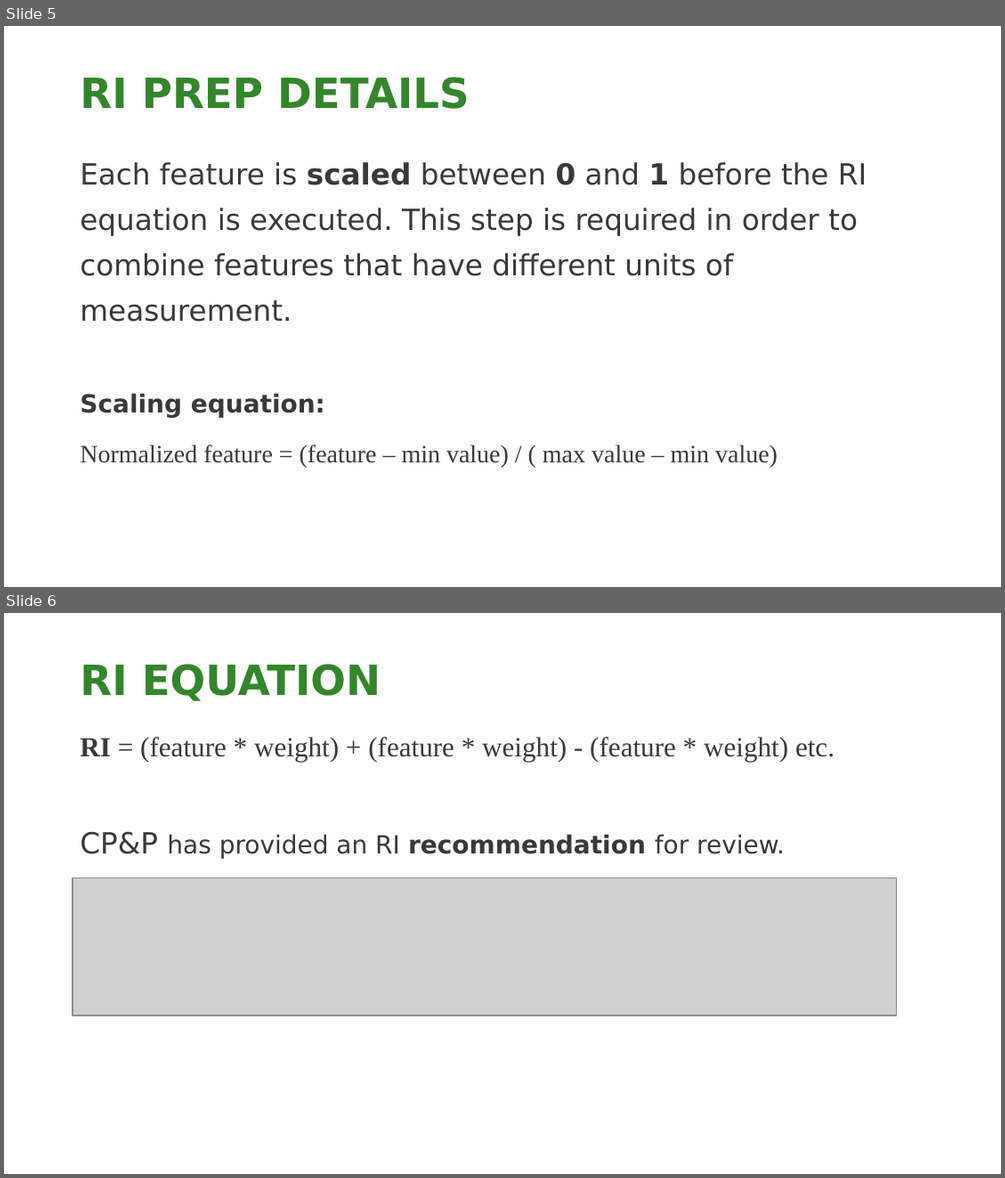
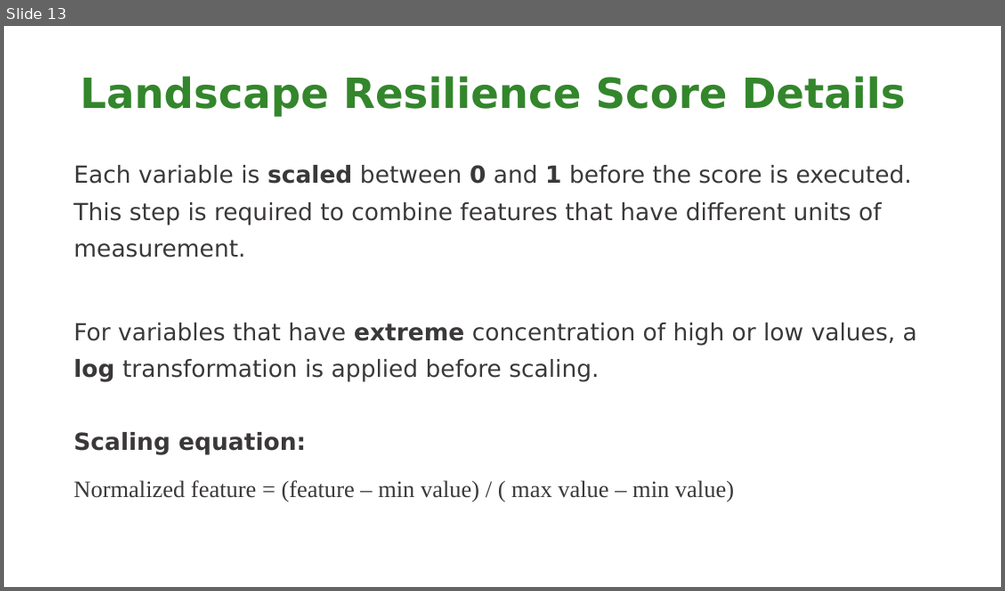
Before and after one commit to NCC-CNC/RI-proto, a slide deck: www/RI_GUIDE.pptx. Shown one above the other, each under a label of ours: slides 5 and 6 before the commit, slide 13 after it. The pictures are 1005x1178 and 1005x591 pixels, drawn with LibreOffice and Linux fonts; fonts in the diff are those of the drawing; grey boxes stand for pictures; background and template pictures are left out. Boxes give left, top, right and bottom in pixels: in the first picture for what was removed or moved away, otherwise in the second. Text is boxed around its words. In the diff, an @@ line names an element or a change of style, - is before the commit and + after.

Commit message:
REBRAND- Landscape Resilience

```diff
--- a/www/RI_GUIDE.pptx
+++ b/www/RI_GUIDE.pptx
@@ slide 6 removed at bbox=[4, 613, 1001, 1174], background picture (left out) @@
@@ title removed at bbox=[80, 664, 380, 701] @@
-RI EQUATION
@@ text removed at bbox=[80, 737, 834, 859] @@
-RI = (feature * weight) + (feature * weight) - (feature * weight) etc.
-CP&P has provided an RI recommendation for review.
@@ picture removed at bbox=[73, 877, 896, 1014] @@
@@ what was slide 5 is now slide 13 @@
@@ slide 13 changed as well @@
@@ title at bbox=[80, 76, 906, 117]: text changed @@
-RI PREP DETAILS
+Landscape Resilience Score Details
@@ text "Each variable is scaled between ...": place and size @@
-text "Each variable is scaled between ..." at bbox=[80, 162, 866, 467]
+text "Each variable is scaled between ..." at bbox=[73, 165, 917, 502]
@@ text at bbox=[73, 165, 917, 382]: text changed; size 21 to 17 pt @@
-Each feature is scaled between 0 and 1 before the RI equation is executed. This step is required in order to combine features that have different units of measurement.
+Each variable is scaled between 0 and 1 before the score is executed. This step is required to combine features that have different units of measurement.
+For variables that have extreme concentration of high or low values, a log transformation is applied before scaling.
@@ text at bbox=[73, 432, 734, 502]: size 18 to 17 pt in "Scaling equation:", "Normalized feature = (feature – min value) ..." @@
```
Also in this commit, not shown: 4 other slides changed, 15 slides added, 3 other slides removed, 9 other files.
